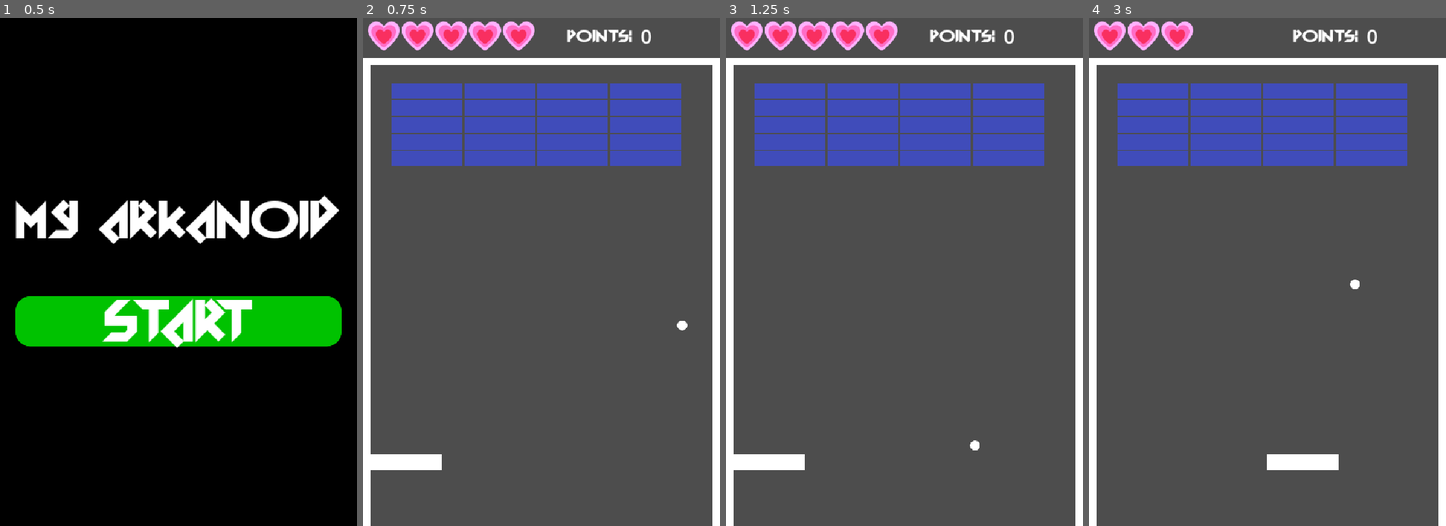
Above: before the commit, frames 1-4 (left to right).
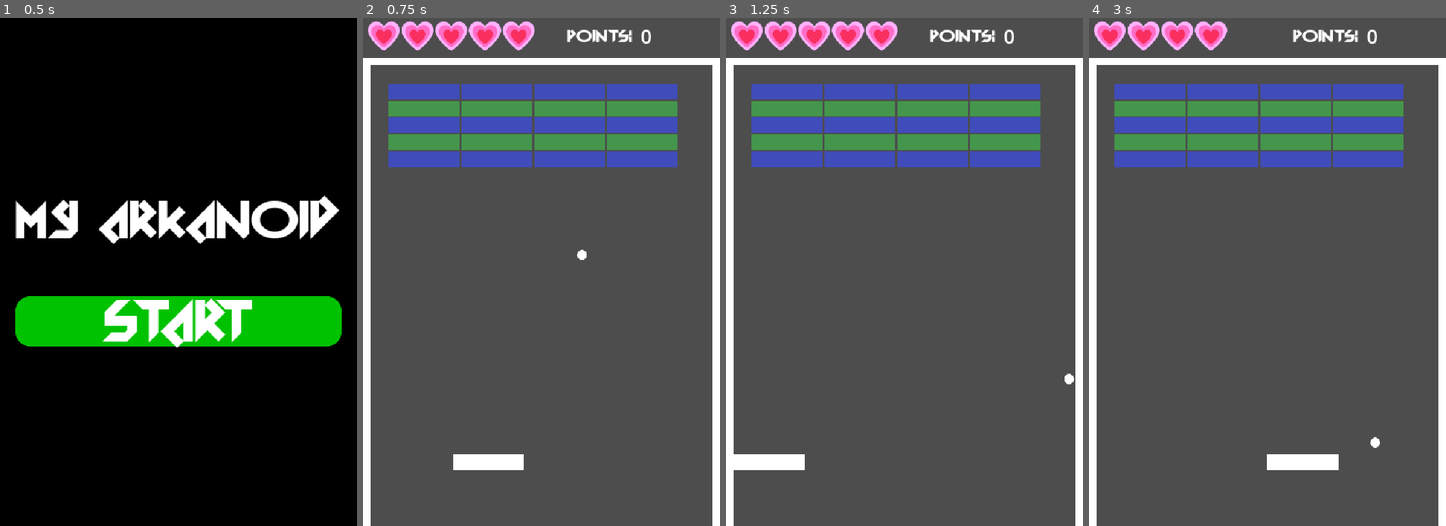
Above: after the commit, the same moments.

Repository: perezosoman/simple-arkanoid
Game: Godot game, scene res://scenes/main.tscn
The game is run twice, just before and just after one commit, with the same random seed, the same clock (stepped at 60 frames per second) and the same inputs.
Inputs (mouse positions are in pixels of both pictures, inside the frame that each line leads up to):
- Up to frame 1 (0.5 s): no input
- Up to frame 2 (0.75 s): click "START" at 0.5 s
- Up to frame 3 (1.25 s): no input
- Up to frame 4 (3 s): move the mouse to (1346, 246) at 1.27 s; press the mouse at (1346, 246) at 1.28 s; move the mouse to (1196, 297) at 2.02 s; release the mouse at (1196, 297) at 2.03 s; click (1196, 297) at 2.1 s; move the mouse to (1303, 160) at 2.77 s; press the mouse at (1303, 160) at 2.78 s

Frame 1 is identical in both runs. In frame 2, 7.5% of the frame differs, in the area x 2-91%, y 12-89%; in frame 3, 6.3%; in frame 4, 6.7%.

Commit message:
Ball respawn

Diff:
--- a/scenes/levels/level_1.tscn
+++ b/scenes/levels/level_1.tscn
@@ -14,14 +14,17 @@
 metadata/_edit_lock_ = true
 
 [node name="Ball" parent="." instance=ExtResource("3_dga24")]
-position = Vector2(552, 528)
+position = Vector2(347, 453)
 
 [node name="Player" parent="." instance=ExtResource("4_qxy0u")]
-position = Vector2(88, 896)
+position = Vector2(360, 896)
 
 [node name="TileMapLayer" type="TileMapLayer" parent="."]
 position = Vector2(55, 131)
 tile_map_data = PackedByteArray("AAAAAAAAAAAAAAAAAQAAAAEAAAAAAAAAAQAAAAIAAAAAAAAAAQAAAAMAAAAAAAAAAQABAAMAAAAAAAAAAQABAA …(240 unchanged characters)…
 tile_set = ExtResource("5_6761a")
 
+[node name="Respawn" type="Marker2D" parent="."]
+position = Vector2(347, 453)
+
 [connection signal="ball_lost" from="Background" to="." method="_on_background_ball_lost"]
--- a/scenes/levels/level_2.tscn
+++ b/scenes/levels/level_2.tscn
@@ -13,14 +13,17 @@
 position = Vector2(0, 88)
 
 [node name="Ball" parent="." instance=ExtResource("3_qsp8v")]
-position = Vector2(126, 376)
+position = Vector2(350, 386)
 
 [node name="Player" parent="." instance=ExtResource("4_nt80m")]
-position = Vector2(88, 896)
+position = Vector2(346, 896)
 
 [node name="TileMapLayer" type="TileMapLayer" parent="."]
 position = Vector2(49, 132)
 tile_map_data = PackedByteArray("AAAAAAAAAAAAAAAAAQAAAAIAAAAAAAAAAQAAAAMAAAAAAAAAAgAAAAQAAAAAAAAAAQABAAAAAAAAAAAAAQABAA …(240 unchanged characters)…
 tile_set = ExtResource("5_l37oo")
 
+[node name="Respawn" type="Marker2D" parent="."]
+position = Vector2(341, 386)
+
 [connection signal="ball_lost" from="Background" to="." method="_on_background_ball_lost"]
--- a/scenes/levels/level_3.tscn
+++ b/scenes/levels/level_3.tscn
@@ -13,14 +13,17 @@
 position = Vector2(0, 88)
 
 [node name="Ball" parent="." instance=ExtResource("3_yp7kg")]
-position = Vector2(577, 429)
+position = Vector2(360, 459)
 
 [node name="Player" parent="." instance=ExtResource("4_m11fk")]
-position = Vector2(88, 896)
+position = Vector2(370, 880)
 
 [node name="TileMapLayer" type="TileMapLayer" parent="."]
 position = Vector2(62, 131)
 tile_map_data = PackedByteArray("AAAAAAAAAAAAAAAAAQAAAAEAAAAAAAAAAgAAAAIAAAAAAAAAAQAAAAMAAAAAAAAAAQAAAAQAAAAAAAAAAwAAAA …(368 unchanged characters)…
 tile_set = ExtResource("5_fmg3e")
 
+[node name="Respawn" type="Marker2D" parent="."]
+position = Vector2(359, 459)
+
 [connection signal="ball_lost" from="Background" to="." method="_on_background_ball_lost"]
--- a/scenes/levels/test_special_blocks.tscn
+++ b/scenes/levels/test_special_blocks.tscn
@@ -21,12 +21,14 @@
 
 [node name="Level" type="Node2D" groups=["level_controller"]]
 script = ExtResource("1_4r7so")
+metadata/_edit_horizontal_guides_ = [622.0]
+metadata/_edit_vertical_guides_ = [153.0]
 
 [node name="Background" parent="." instance=ExtResource("2_p8awp")]
 position = Vector2(0, 88)
 
 [node name="Ball" parent="." instance=ExtResource("3_yp7kg")]
-position = Vector2(401, 390)
+position = Vector2(393, 625)
 
 [node name="Player" parent="." instance=ExtResource("4_m11fk")]
 position = Vector2(360, 989)
@@ -38,4 +40,7 @@
 tile_set = SubResource("TileSet_oaxp8")
 script = ExtResource("8_oaxp8")
 
+[node name="Respawn" type="Marker2D" parent="."]
+position = Vector2(384, 635)
+
 [connection signal="ball_lost" from="Background" to="." method="_on_background_ball_lost"]
--- a/scenes/main.tscn
+++ b/scenes/main.tscn
@@ -11,7 +11,7 @@
 
 [node name="Main" type="Node"]
 script = ExtResource("1_lquwl")
-levels = Array[PackedScene]([ExtResource("2_jyhfs"), ExtResource("3_tbgi4"), ExtResource("2_tipki")])
+levels = Array[PackedScene]([ExtResource("3_tbgi4"), ExtResource("2_jyhfs"), ExtResource("2_tipki")])
 
 [node name="Welcome" parent="." instance=ExtResource("2_0wfyh")]
 
--- a/scripts/level.gd
+++ b/scripts/level.gd
@@ -4,6 +4,7 @@
 signal next_level
 signal lost_life
 signal increase_point
+@onready var respawn_ball:Marker2D = $Respawn
 
 
 func _ready() -> void:
@@ -19,7 +20,8 @@
 
 func start_new_game() -> void:
 	var new_ball: Ball = preload("res://scenes/ball.tscn").instantiate()
-	new_ball.set_deferred("position", Vector2(520, 520))
+	var ball_position := respawn_ball.position
+	new_ball.set_deferred("position", ball_position)
 	call_deferred("add_child", new_ball)
 
 
